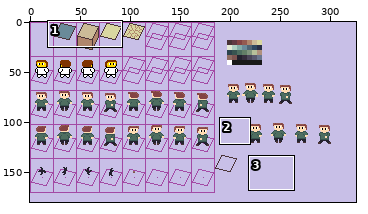
Sprite sheet -- images/tilesRaw.png. Above: a wide view before the commit, with the close-up outlined.
Close-up. Old version:
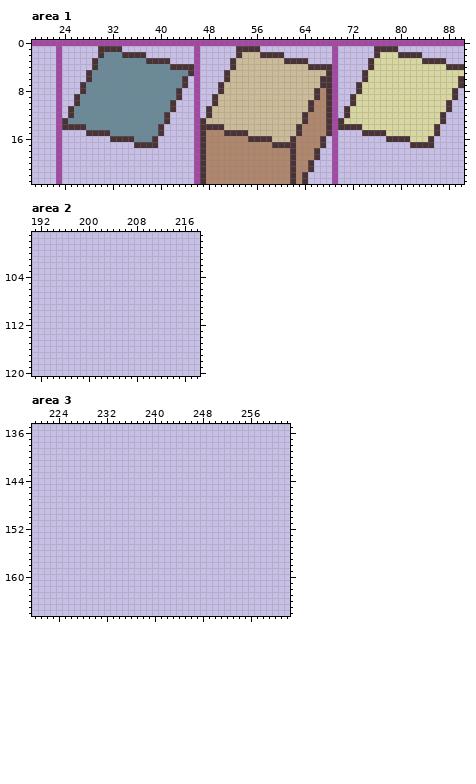
The file is 326x180 pixels. Shown: area 1: x 19..90, y 0..23; area 2: x 191..218, y 97..120; area 3: x 220..262, y 135..166. The commit also changed other parts of the picture, which this record leaves out.
New version:
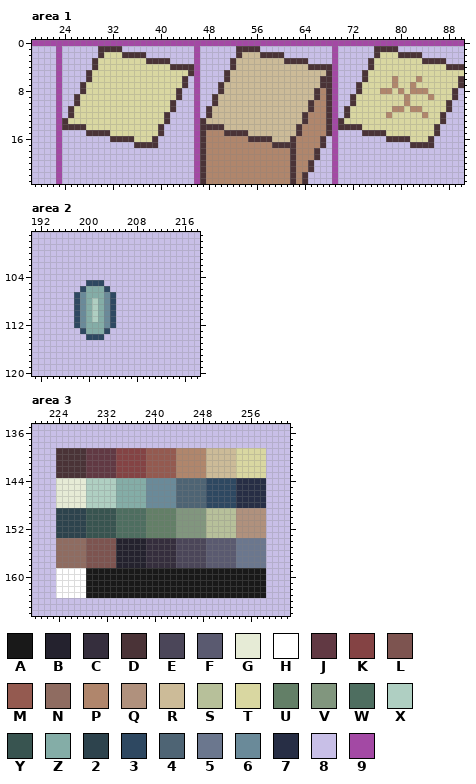
Palette (. is transparent): A #191919  B #24222e  C #352e3d  D #4a3337  E #4b4659  F #5a5a70  G #e6ebd6  H #ffffff  J #613943  K #844344  L #7d5450  M #945a50  N #8f6c61  P #b0866c  Q #b0917d  R #ccbb98  S #b7c09a  T #d9d7a1  U #637f67  V #81967e  W #4e6e60  X #afcfc2  Y #385450  Z #84ada7  2 #2d434d  3 #2e4861  4 #4e6474  5 #6b778e  6 #6a8a99  7 #272e45  8 #c8bfe7  9 #a349a4
Diff:
Area 1:
y 2: x 31..33 666 -> TTT
y 3: x 30..37 66666666 -> TTTTTTTT
y 4: x 30..41 666666666666 -> TTTTTTTTTTTT
y 5: x 29..44 6666666666666666 -> TTTTTTTTTTTTTTTT
y 6: x 29..43 666666666666666 -> TTTTTTTTTTTTTTT; x 79 T -> P; x 83 T -> P
y 7: x 28..43 6666666666666666 -> TTTTTTTTTTTTTTTT; x 79 T -> P; x 82 T -> P
y 8: x 28..42 666666666666666 -> TTTTTTTTTTTTTTT; x 77..78 TT -> PP; x 80 T -> P; x 82..84 TTT -> PPP
y 9: x 27..42 6666666666666666 -> TTTTTTTTTTTTTTTT; x 81 T -> P; x 85 T -> P
y 10: x 27..41 666666666666666 -> TTTTTTTTTTTTTTT; x 81 T -> P
y 11: x 26..41 6666666666666666 -> TTTTTTTTTTTTTTTT; x 79..80 TT -> PP; x 82..83 TT -> PP
y 12: x 26..40 666666666666666 -> TTTTTTTTTTTTTTT; x 78 T -> P; x 84 T -> P
y 13: x 25..40 6666666666666666 -> TTTTTTTTTTTTTTTT
y 14: x 28..39 666666666666 -> TTTTTTTTTTTT
y 15: x 32..39 66666666 -> TTTTTTTT
y 16: x 36..38 666 -> TTT
Area 2:
y 105: x 200..202 888 -> 333
y 106: x 199..203 88888 -> 3ZZZ3
y 107: x 198..204 8888888 -> 36ZZZ63
y 108..111: x 198..204 8888888 -> 36ZXZ63
y 112: x 198..204 8888888 -> 36ZZZ63
y 113: x 199..203 88888 -> 3ZZZ3
y 114: x 200..202 888 -> 333
Area 3:
y 139..143: x 224..258 88888888888888888888888888888888888 -> DDDDDJJJJJKKKKKMMMMMPPPPPRRRRRTTTTT
y 144..148: x 224..258 88888888888888888888888888888888888 -> GGGGGXXXXXZZZZZ66666444443333377777
y 149..153: x 224..258 88888888888888888888888888888888888 -> 22222YYYYYWWWWWUUUUUVVVVVSSSSSQQQQQ
y 154..158: x 224..258 88888888888888888888888888888888888 -> NNNNNLLLLLBBBBBCCCCCEEEEEFFFFF55555
y 159..163: x 224..258 88888888888888888888888888888888888 -> HHHHHAAAAAAAAAAAAAAAAAAAAAAAAAAAAAA
Boxes around the changes in both close-ups, in picture pixels (x1, y1, x2, y2):
changed: (68, 52, 188, 142)
changed: (380, 76, 434, 118)
changed: (74, 280, 116, 340)
changed: (56, 448, 266, 598)
